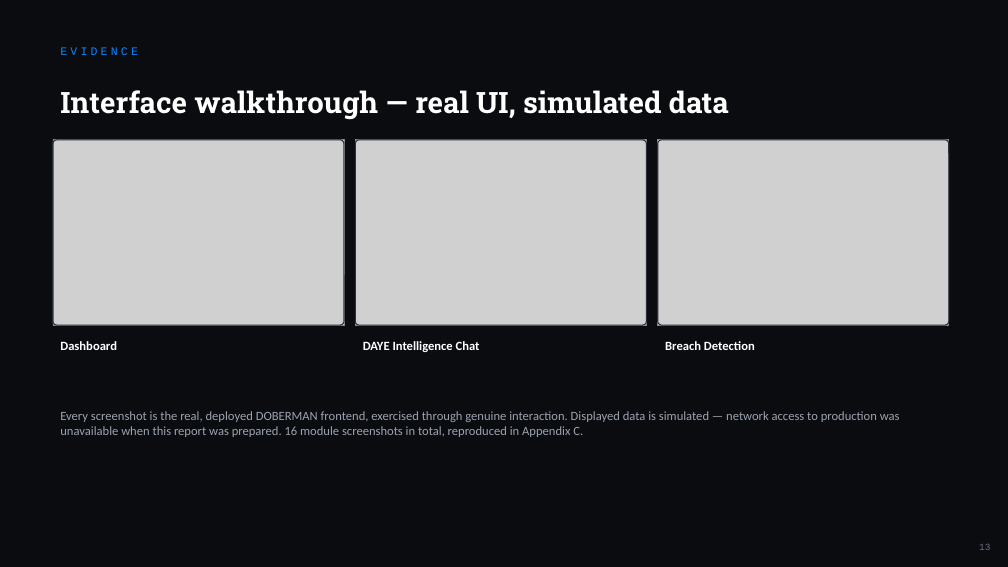
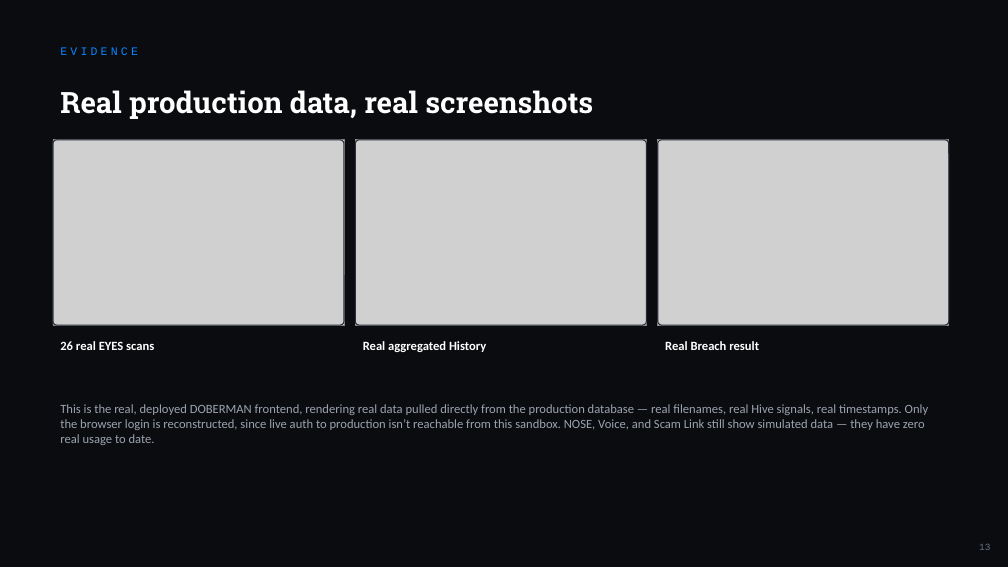
Before and after one commit to TheApeAcademy/DOBERMAN-, a slide deck: slide 13 of public/DOBERMAN_Defence_Presentation.pptx. Drawn at 1008x567 pixels with LibreOffice and Linux fonts; fonts in the diff are those of the drawing; grey boxes stand for pictures. Boxes give left, top, right and bottom in pixels: in the first picture for what was removed or moved away, otherwise in the second. Text is boxed around its words. In the diff, an @@ line names an element or a change of style, - is before the commit and + after.

```diff
--- a/public/DOBERMAN_Defence_Presentation.pptx
+++ b/public/DOBERMAN_Defence_Presentation.pptx
@@ text at bbox=[60, 90, 593, 119]: text changed @@
-Interface walkthrough — real UI, simulated data
+Real production data, real screenshots
@@ text at bbox=[60, 341, 154, 350]: text changed @@
-Dashboard
+26 real EYES scans
@@ text at bbox=[363, 341, 486, 352]: text changed @@
-DAYE Intelligence Chat
+Real aggregated History
@@ text at bbox=[665, 341, 759, 350]: text changed @@
-Breach Detection
+Real Breach result
@@ text at bbox=[60, 404, 929, 445]: text changed @@
-Every screenshot is the real, deployed DOBERMAN frontend, exercised through genuine interaction. Displayed data is simulated — network access to production was unavailable when this report was prepared. 16 module screenshots in total, reproduced in Appendix C.
+This is the real, deployed DOBERMAN frontend, rendering real data pulled directly from the production database — real filenames, real Hive signals, real timestamps. Only the browser login is reconstructed, since live auth to production isn’t reachable from this sandbox. NOSE, Voice, and Scam Link still show simulated data — they have zero real usage to date.
```
Also in this commit, not shown: 2 other slides changed, 1 other file.
